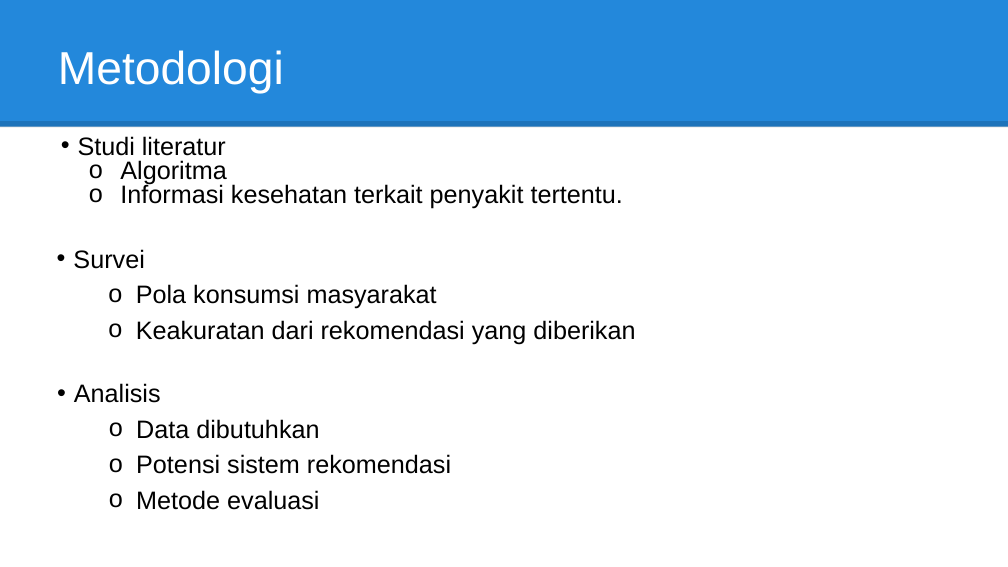
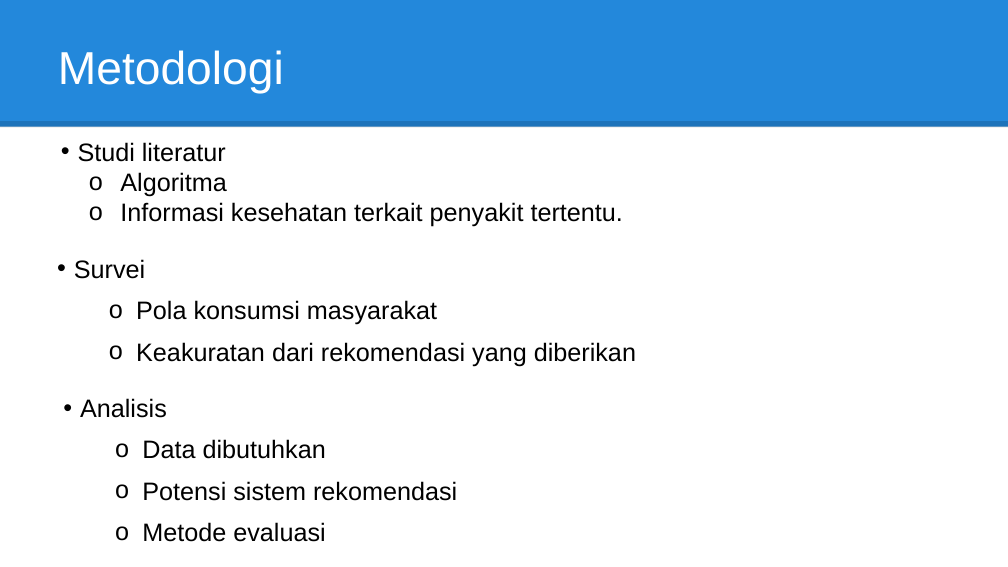
Before and after one commit to nicolasruslim/TA_document, a slide deck: slide 56 of DailyNeeds.co.id/LAPORAN/SIDANG/DOKUMEN/Sidang TA 18211031 Nicolas Novian Ruslim v2.pptx (slide 13 before the commit). Drawn at 1008x567 pixels with LibreOffice and Linux fonts; fonts in the diff are those of the drawing. Boxes give left, top, right and bottom in pixels: in the first picture for what was removed or moved away, otherwise in the second. Text is boxed around its words. In the diff, an @@ line names an element or a change of style, - is before the commit and + after.

```diff
--- a/DailyNeeds.co.id/LAPORAN/SIDANG/DOKUMEN/Sidang TA 18211031 Nicolas Novian Ruslim v2.pptx
+++ b/DailyNeeds.co.id/LAPORAN/SIDANG/DOKUMEN/Sidang TA 18211031 Nicolas Novian Ruslim v2.pptx
@@ line spacing 0.8 to 1 in 3 elements at (x1=78, y1=142, x2=623, y2=227), (x1=74, y1=259, x2=636, y2=366), (x1=80, y1=398, x2=457, y2=542) @@
@@ text "Analisis" moved from (x1=74, y1=383, x2=451, y2=510) to (x1=80, y1=398, x2=457, y2=542) @@
```
Also in this commit, not shown: 9 other slides changed, 4 slides added, 10 other files.
